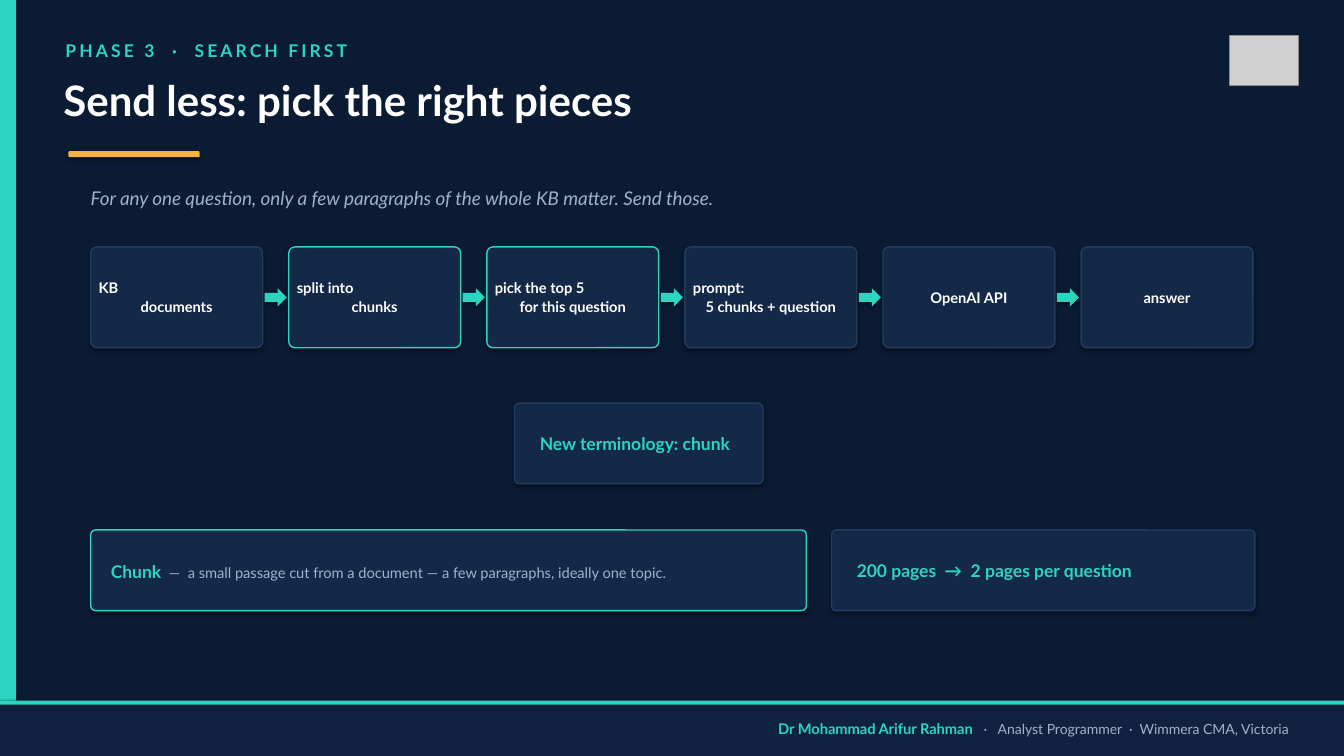
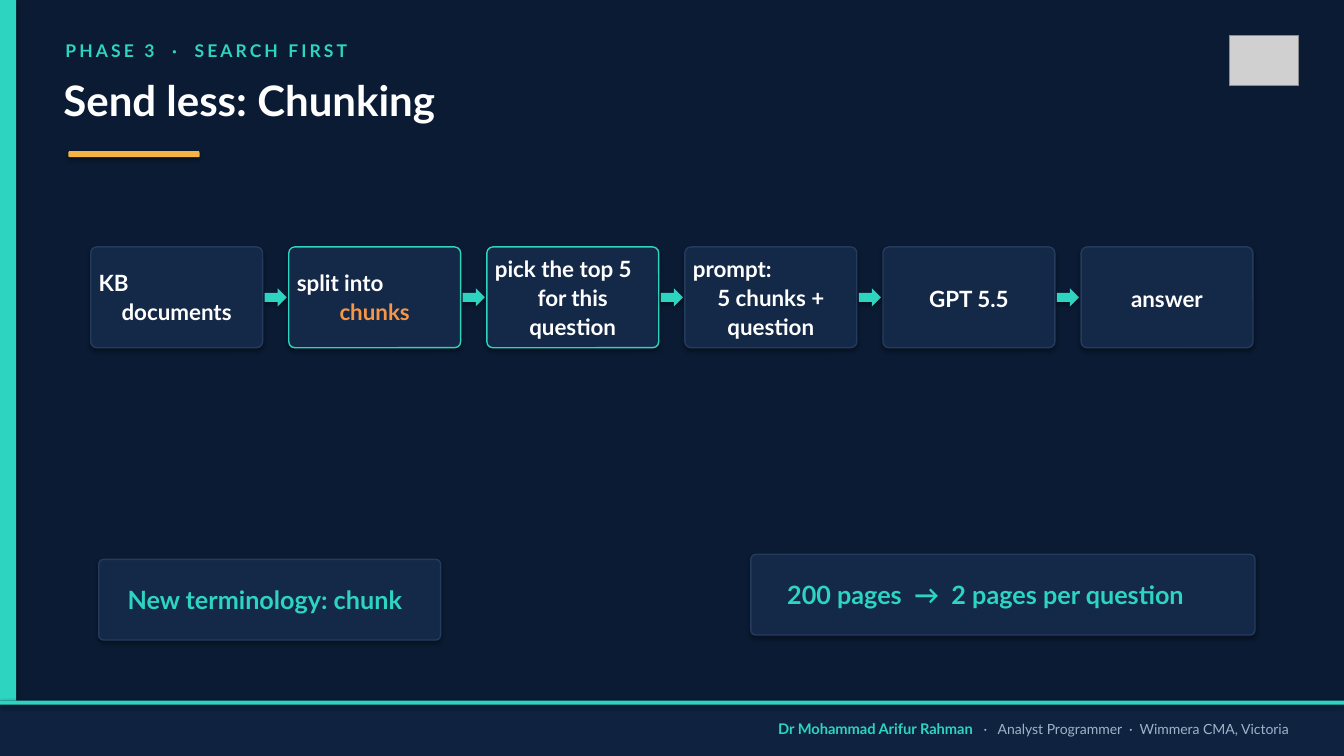
Before and after one commit to arifwcma/induction, a slide deck: slide 7 of lecture/deck.pptx. Drawn at 1344x756 pixels with LibreOffice and Linux fonts; fonts in the diff are those of the drawing; grey boxes stand for pictures. Boxes give left, top, right and bottom in pixels: in the first picture for what was removed or moved away, otherwise in the second. Text is boxed around its words. In the diff, an @@ line names an element or a change of style, - is before the commit and + after.

```diff
--- a/lecture/deck.pptx
+++ b/lecture/deck.pptx
@@ text at [63,84,435,124]: text changed @@
-Send less: pick the right pieces
+Send less: Chunking
@@ text removed at [91,191,713,209] @@
-For any one question, only a few paragraphs of the whole KB matter. Send those.
@@ text "KB documents": place and size @@
-text "KB documents" at [99,282,213,312]
+text "KB documents" at [99,274,232,320]
@@ text "split into chunks": place and size @@
-text "split into chunks" at [297,282,398,312]
+text "split into chunks" at [297,274,410,320]
@@ text "split into chunks" at [297,274,410,320]: size 10.5 to 16 pt; text colour #FFFFFF to #F79646 in "chunks" @@
@@ text "pick the top 5 for ...": place and size @@
-text "pick the top 5 for ..." at [495,282,626,315]
+text "pick the top 5 for ..." at [495,260,632,339]
@@ text "prompt: 5 chunks + question": place and size @@
-text "prompt: 5 chunks + question" at [693,283,836,315]
+text "prompt: 5 chunks + question" at [693,262,814,339]
@@ text at [929,290,1008,307]: text changed; size 10.5 to 16 pt @@
-OpenAI API
+GPT 5.5
@@ size 10.5 to 16 pt in 4 elements at [495,260,632,339], [693,262,814,339], [99,274,232,320], [1131,295,1203,307] @@
@@ text "answer": place and size @@
-text "answer" at [1144,295,1191,303]
+text "answer" at [1131,295,1203,307]
@@ rounded rectangle removed at [91,530,807,611] @@
@@ rounded rectangle: place and size @@
-rounded rectangle at [515,403,763,484]
+rounded rectangle at [99,560,441,640]
@@ text removed at [111,565,666,581] @@
-Chunk — a small passage cut from a document — a few paragraphs, ideally one topic.
@@ rounded rectangle: place and size @@
-rounded rectangle at [832,530,1255,611]
+rounded rectangle at [751,555,1255,635]
@@ text "New terminology: chunk" at [128,590,402,614]: size 12.5 to 18 pt @@
@@ text "New terminology: chunk": place and size @@
-text "New terminology: chunk" at [540,437,730,453]
+text "New terminology: chunk" at [128,590,402,614]
@@ text "200 pages → 2 pages ...": place and size @@
-text "200 pages → 2 pages ..." at [857,564,1132,580]
+text "200 pages → 2 pages ..." at [787,585,1184,609]
@@ text "200 pages → 2 pages ..." at [787,585,1184,609]: size 12.5 to 18 pt @@
```
Also in this commit, not shown: 14 other slides changed, 1 slide added, 1 other file.
